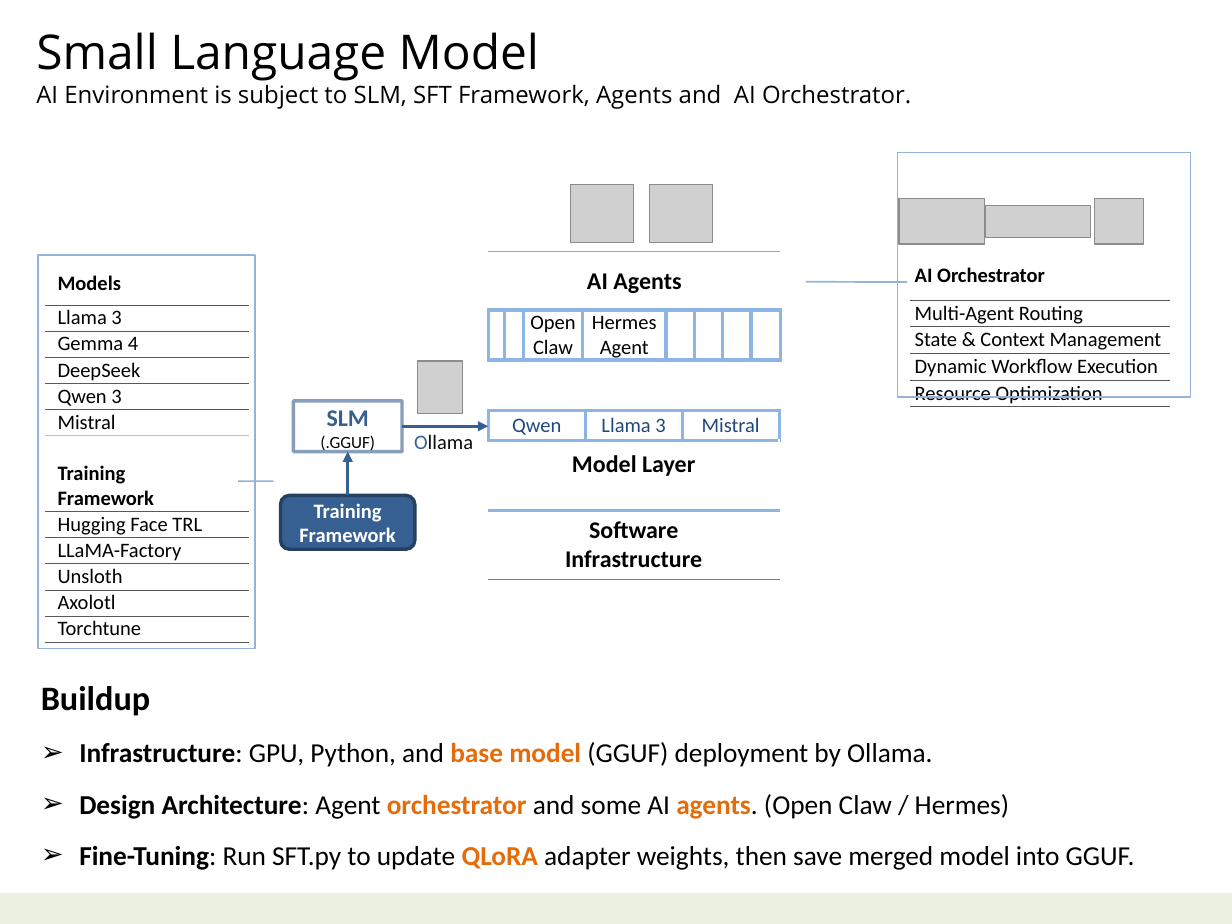
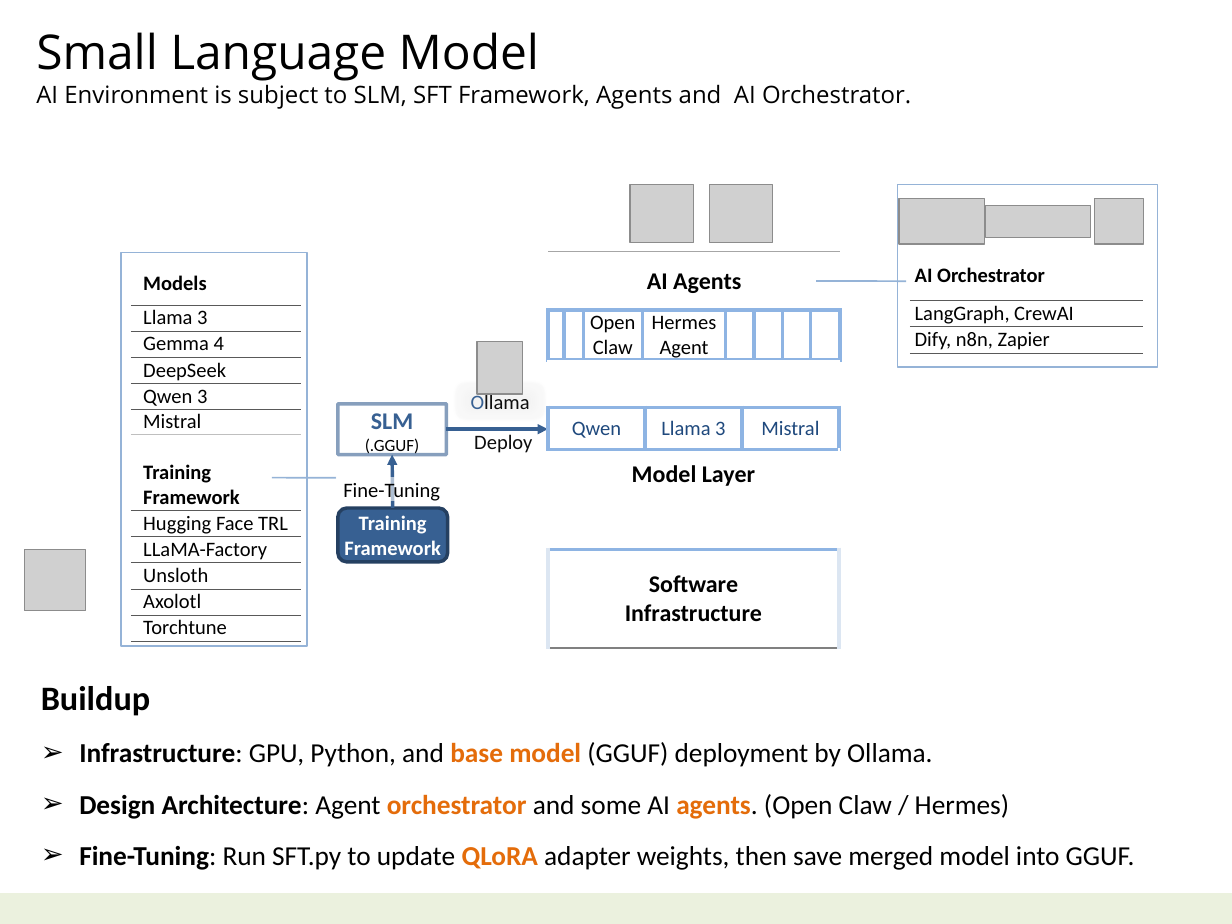
Before and after one commit to navibator/crazy-ai, a slide deck: slide 6 of ai-gemma.pptx. Drawn at 1232x924 pixels with LibreOffice and Linux fonts; fonts in the diff are those of the drawing; grey boxes stand for pictures. Boxes give left, top, right and bottom in pixels: in the first picture for what was removed or moved away, otherwise in the second. Text is boxed around its words. In the diff, an @@ line names an element or a change of style, - is before the commit and + after.

Commit message:
sft

```diff
--- a/ai-gemma.pptx
+++ b/ai-gemma.pptx
@@ border callout: place and size @@
-border callout at (898,153,1191,398)
+border callout at (898,185,1158,367)
@@ border callout: place and size @@
-border callout at (38,255,255,649)
+border callout at (121,253,307,647)
@@ border callout at (121,253,307,647): proportions changed @@
@@ table: place and size @@
-table at (46,262,249,642)
+table at (131,262,301,641)
@@ 2 pictures, 1 table: place and size @@
-2 pictures, 1 table at (488,185,780,364)
+2 pictures, 1 table at (548,185,840,364)
@@ table at (909,251,1143,354) @@
-row 2: Multi-Agent Routing
-row 3: State & Context Management
-row 4: Dynamic Workflow Execution
-row 5: Resource Optimization
+row 2: LangGraph, CrewAI
+row 3: Dify, n8n, Zapier
@@ table: place and size @@
-table at (909,251,1169,408)
+table at (909,251,1143,354)
@@ picture: place and size @@
-picture at (418,361,463,414)
+picture at (477,341,522,394)
@@ rectangle "Ollama": place and size @@
-rectangle "Ollama" at (414,434,473,449)
+rectangle "Ollama" at (458,384,543,418)
@@ rectangle "Ollama" at (458,384,543,418): fill none to #F2F2F2 at 40% opacity @@
@@ table at (548,361,840,648) @@
+row 1:  |  | 
@@ table: place and size @@
-table at (488,410,780,579)
+table at (548,361,840,648)
@@ rectangle "SLM": place and size @@
-rectangle "SLM" at (293,400,402,451)
+rectangle "SLM" at (338,404,446,455)
@@ arrow moved from (402, 426) - (488, 426) to (446, 429) - (548, 429) @@
@@ text added at (474,434,532,453), 12 pt, text #0D0D0D @@
+Deploy
@@ arrow moved from (347, 495) - (347, 452) to (393, 508) - (392, 455) @@
@@ rounded rectangle "Training": place and size @@
-rounded rectangle "Training" at (281,495,415,549)
+rounded rectangle "Training" at (338,508,447,562)
@@ text added at (343,480,440,503), 12 pt, text #000000 @@
+Fine-Tuning
@@ picture added at (25,549,86,611) @@
```
Also in this commit, not shown: 2 other slides changed.
